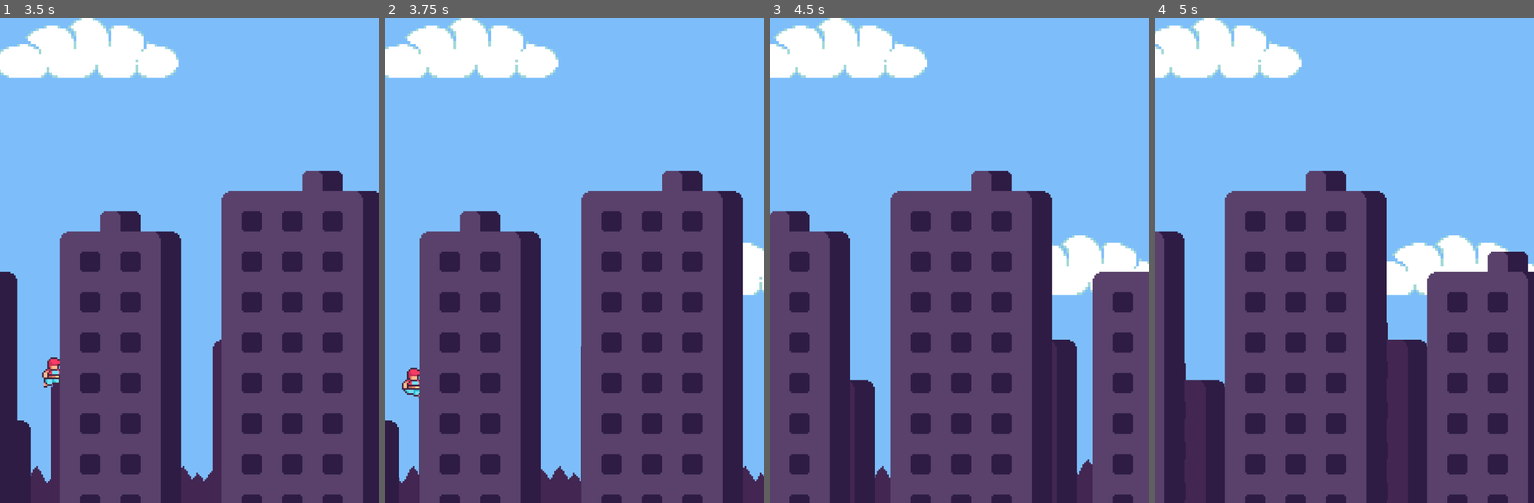
Above: before the commit, frames 1-4 (left to right).
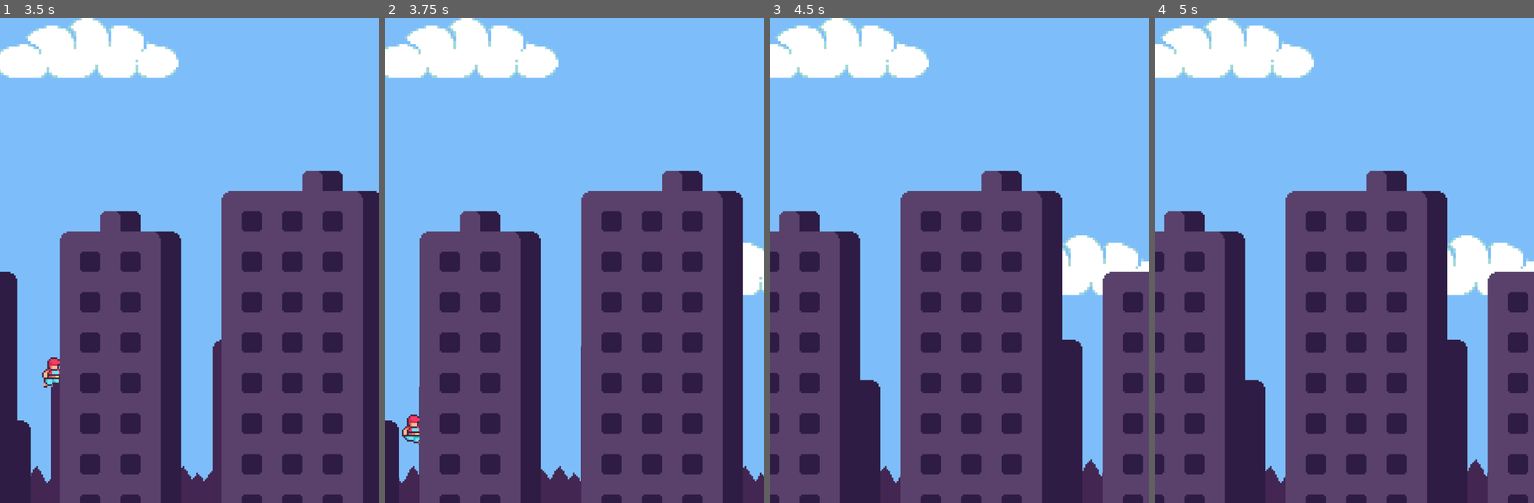
Above: after the commit, the same moments.

Repository: MarmadileManteater/Jump
Game: Godot game, scene res://scenes/number_2.tscn
The game is run twice, just before and just after one commit, with the same random seed, the same clock (stepped at 60 frames per second) and the same inputs.
Inputs (mouse positions are in pixels of both pictures, inside the frame that each line leads up to):
- Up to frame 1 (3.5 s): tap Enter (ui_accept) at 0.5, 1.35, 1.52, 1.82, 2.85, 3.02, 3.32 s; move the mouse to (272, 236) at 0.52 s; hold Enter (ui_accept) 0.53-1.28 s; click (272, 236) at 0.67 s; move the mouse to (113, 284) at 1.27 s; click (113, 284) at 1.42 s; move the mouse to (227, 153) at 2.02 s; hold Enter (ui_accept) 2.03-2.78 s; click (227, 153) at 2.17 s; move the mouse to (170, 357) at 2.77 s; click (170, 357) at 2.92 s
- Up to frame 2 (3.75 s): move the mouse to (688, 333) at 3.52 s; hold Enter (ui_accept) from 3.53 s (still down); click (688, 333) at 3.67 s
- Up to frame 3 (4.5 s): move the mouse to (845, 187) at 4.27 s; release Enter (ui_accept) at 4.28 s; tap Enter (ui_accept) at 4.35 s; click (845, 187) at 4.42 s
- Up to frame 4 (5 s): tap Enter (ui_accept) at 4.52, 4.82 s

Frame 1 is identical in both runs. In frame 2, 0.4% of the frame differs, in the area x 4-10%, y 72-88%; in frame 3, 18%; in frame 4, 48%, in the area x 0-100%, y 0-100%.

Commit message:
Fix jump counting twice on touch input

Diff:
--- a/scenes/number_2.tscn
+++ b/scenes/number_2.tscn
@@ -257,7 +257,7 @@
 sprite_frames = SubResource("SpriteFrames_0wx18")
 animation = &"walk_right"
 autoplay = "walk_right"
-frame_progress = 0.601065
+frame_progress = 0.332556
 
 [node name="CollisionShape2D" type="CollisionShape2D" parent="Parallax/Player"]
 position = Vector2(-4.5, -8)
--- a/scripts/player.gd
+++ b/scripts/player.gd
@@ -2,23 +2,27 @@
 
 var sprite: AnimatedSprite2D
 var alive: bool = true
+var is_jumping: bool = false
 signal dead
 
 func _enter_tree():
 	sprite = find_child("AnimatedSprite2D")
 
 func _input(event: InputEvent) -> void:
-	if (event.is_action_pressed("ui_accept")
-	|| event is InputEventMouseButton
-	|| event is InputEventScreenTouch):
-		if (len(get_colliding_bodies()) != 0):
-			apply_central_force(Vector2(0, -18 * 1600))
-			sprite.animation = "jump_right"
+	if (!is_jumping):
+		if (event.is_action_pressed("ui_accept")
+		or event is InputEventMouseButton
+		or event is InputEventScreenTouch):
+			if (len(get_colliding_bodies()) != 0):
+				is_jumping = true
+				apply_central_force(Vector2(0, -18 * 1600))
+				sprite.animation = "jump_right"
 
 func _physics_process(delta: float) -> void:
 	if (len(get_colliding_bodies()) != 0 and !sprite.is_playing()):
 		sprite.animation = "walk_right"
 		sprite.play()
+		is_jumping = false
 	if (position.y > 400):
 		emit_signal("dead")
 		alive = false
Not shown, changed: output/android/Game 2.apk
Not shown, changed: output/android/Game 2.apk.idsig
